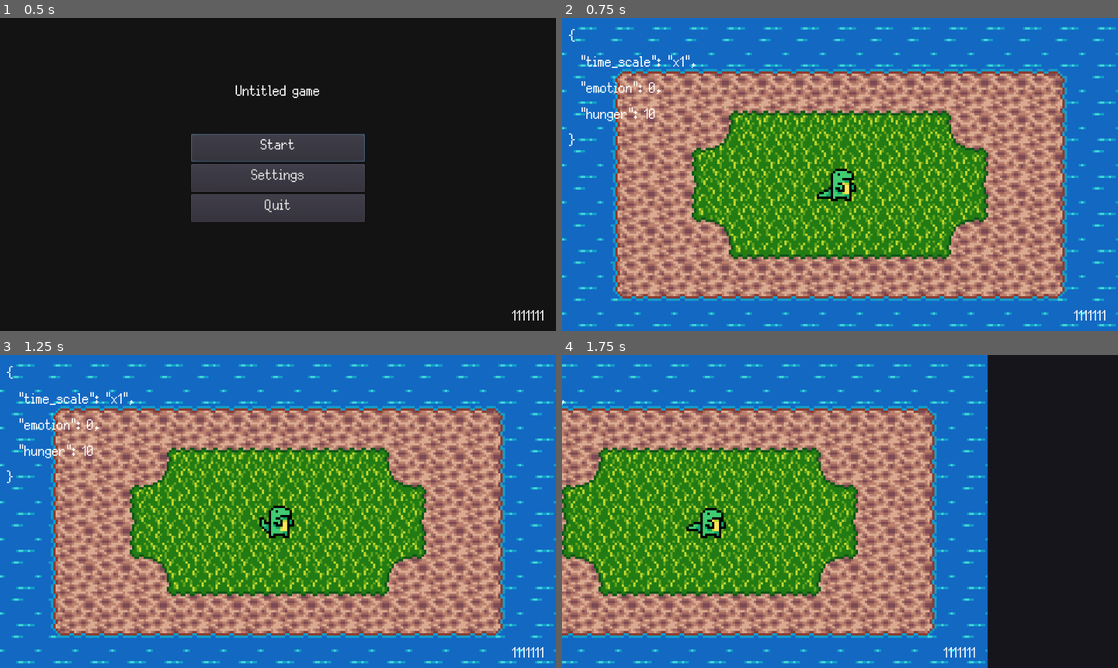
Above: before the commit, frames 1-4 (two rows, left to right).
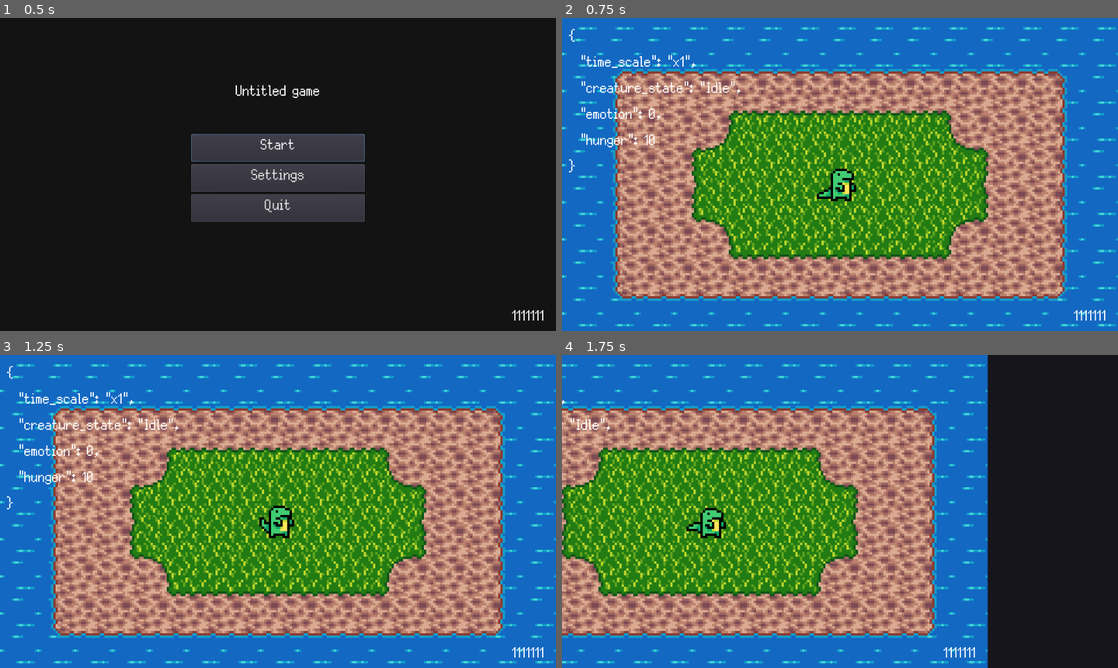
Above: after the commit, the same moments.

Repository: colinbellino/ai-and-games-2022
Game: Godot game, scene res://media/scenes/main.tscn
Two runs of this game, one before a commit and one after it. Both use one fixed random seed, a clock stepped at 60 frames per second and the inputs below.
Inputs (mouse positions are in pixels of both pictures, inside the frame that each line leads up to):
- Up to frame 1 (0.5 s): no input
- Up to frame 2 (0.75 s): click "Start" at 0.5 s
- Up to frame 3 (1.25 s): no input
- Up to frame 4 (1.75 s): move the mouse to (840, 520) at 1.27 s; hold D (move_right) from 1.28 s (still down); click (840, 520) at 1.35 s

Frame 1 is identical in both runs. In frame 2, 0.7% of the frame differs, in the area x 1-33%, y 20-50%; in frame 3, 0.7%; in frame 4, less than 0.1%.

Commit message:
Add death state to creature

Diff:
--- a/media/animations/entities/creature.tres
+++ b/media/animations/entities/creature.tres
@@ -145,6 +145,14 @@
 [sub_resource type="AtlasTexture" id=60]
 atlas = ExtResource( 1 )
 region = Rect2( 224, 96, 32, 32 )
+
+[sub_resource type="AtlasTexture" id=69]
+atlas = ExtResource( 1 )
+region = Rect2( 192, 160, 32, 32 )
+
+[sub_resource type="AtlasTexture" id=70]
+atlas = ExtResource( 1 )
+region = Rect2( 224, 0, 32, 32 )
 
 [sub_resource type="AtlasTexture" id=21]
 atlas = ExtResource( 1 )
@@ -275,6 +283,16 @@
 "name": "cry",
 "speed": 5.0
 }, {
+"frames": [ SubResource( 69 ) ],
+"loop": true,
+"name": "dead_hunger",
+"speed": 5.0
+}, {
+"frames": [ SubResource( 70 ) ],
+"loop": true,
+"name": "dead_leave",
+"speed": 5.0
+}, {
 "frames": [ SubResource( 21 ) ],
 "loop": true,
 "name": "fall_asleep",
--- a/src/Enums.gd
+++ b/src/Enums.gd
@@ -2,4 +2,4 @@
 
 enum Sources { DINO, TREE }
 
-enum EntityStates { Idle, Asleep, Bark }
+enum EntityStates { Idle, Asleep, Bark, Dead }
--- a/src/Game.gd
+++ b/src/Game.gd
@@ -112,6 +112,7 @@
 
         Globals.ui_debug.dump_label.text = JSON.print({
             "time_scale": "x%s" % [Engine.time_scale],
+            "creature_state": Enums.EntityStates.keys()[Globals.creature._state],
             "emotion": Globals.emotion,
             "hunger": Globals.hunger,
         }, "  ")
--- a/src/behaviours/Bark.gd
+++ b/src/behaviours/Bark.gd
@@ -2,6 +2,8 @@
 
 var timer_start : int
 var sleep_delay_in_ms : int = 5000
+
+const EMOTION_DEATH_THRESHOLD := -20
 
 func _ready() -> void:
     entity.connect("state_entered", self, "entity_state_entered")
@@ -12,14 +14,19 @@
 func _process(_delta: float) -> void:
     if entity._state == Enums.EntityStates.Idle:
         if OS.get_ticks_msec() >= timer_start + sleep_delay_in_ms:
+            if Globals.emotion < EMOTION_DEATH_THRESHOLD:
+                entity.set_meta("dead_animation", "dead_leave")
+                entity.change_state(Enums.EntityStates.Dead)
             # Live, laugh, love very inspirational
-            if Globals.emotion < -5: # Sad
+            elif Globals.emotion < -5: # Sad
                 entity.set_meta("bark_animation", "cry")
+                entity.change_state(Enums.EntityStates.Bark)
             elif Globals.emotion > 5: # Happy
                 entity.set_meta("bark_animation", "laugh")
+                entity.change_state(Enums.EntityStates.Bark)
             else: # Neutral
                 entity.set_meta("bark_animation", "bored")
-            entity.change_state(Enums.EntityStates.Bark)
+                entity.change_state(Enums.EntityStates.Bark)
 
 func entity_state_entered(state: int) -> void:
     if state == Enums.EntityStates.Idle:
--- a/src/behaviours/Hunger.gd
+++ b/src/behaviours/Hunger.gd
@@ -3,7 +3,8 @@
 const HUNGER_TICKS_IN_SECONDS := 3
 const HUNTER_START := 10 # Start the dino a little hungry
 const HUNTER_MAX := 60 # Fullness trying 60 to represent 1 minute
-const HUNTER_DOES_EMOTIONAL_DAMAGE_BELOW := 0
+const HUNTER_EMOTION_DAMAGE_THRESHOLD := 0
+const HUNGER_DEATH_THRESHOLD := -20
 const EMOTION_TICKS_IN_SECONDS := 10
 
 var hunger_timer : Timer
@@ -34,6 +35,11 @@
     # print("[HUNGER] ticked: ", Globals.hunger)
 
 func _emotional_impact_timeout():
-    if Globals.hunger < HUNTER_DOES_EMOTIONAL_DAMAGE_BELOW:
+    if Globals.hunger < HUNTER_EMOTION_DAMAGE_THRESHOLD:
         Globals.emotion -= 1
-        print("[HUNGER] emotional impact: ", Globals.emotion)
+        # print("[HUNGER] emotional impact: ", Globals.emotion)
+
+    if Globals.hunger < HUNGER_DEATH_THRESHOLD:
+        if entity._state == Enums.EntityStates.Idle:
+            entity.set_meta("dead_animation", "dead_hunger")
+            entity.change_state(Enums.EntityStates.Dead)
--- a/src/entities/Entity.gd
+++ b/src/entities/Entity.gd
@@ -37,6 +37,12 @@
             yield(sprite_body, "animation_finished")
             change_state(Enums.EntityStates.Idle)
 
+    if _state == Enums.EntityStates.Dead:
+        if _state_entered == false:
+            _state_entered = true
+            sprite_body.play(get_meta("dead_animation"))
+            yield(sprite_body, "animation_finished")
+
 func interact(_interaction_type: int) -> void:
     # print("[Entity] %s interact" % [name])
     emit_signal("interacted", _interaction_type)
Not shown: 1 places in media/animations/entities/creature.tres that only renumber resources
